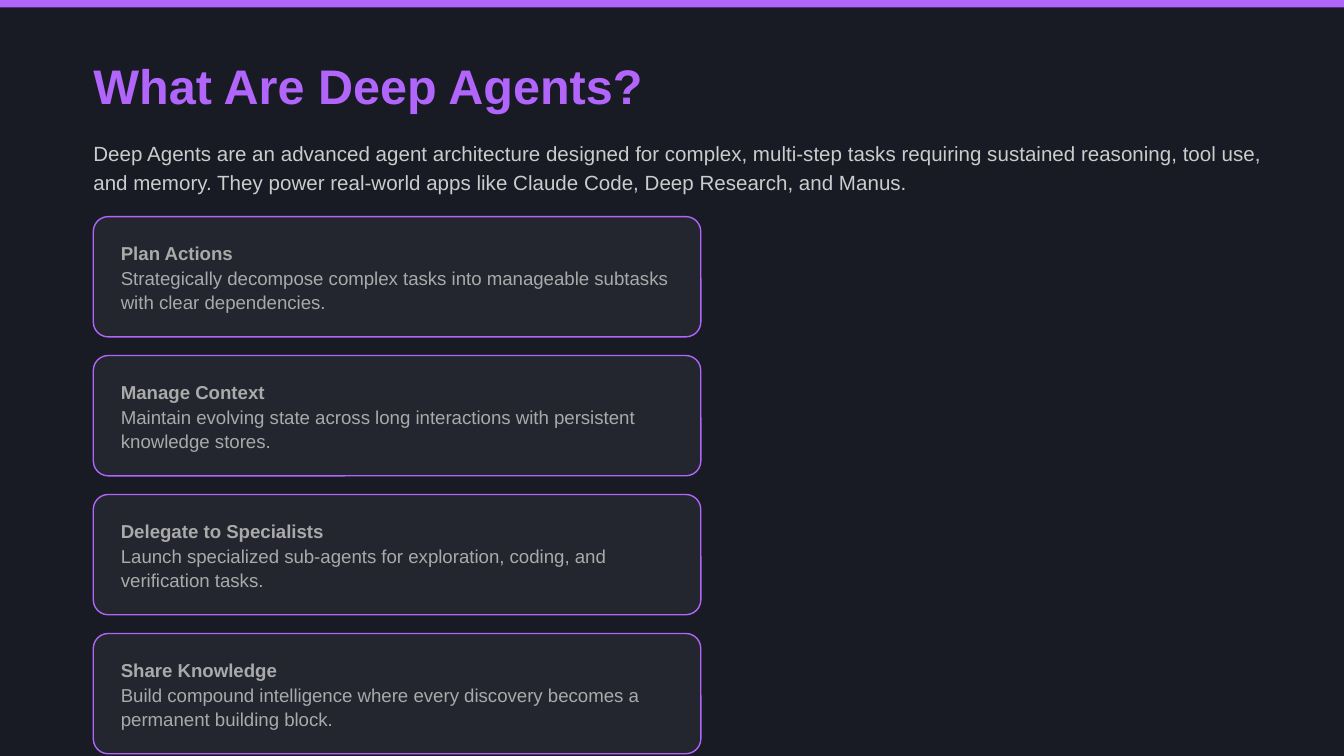
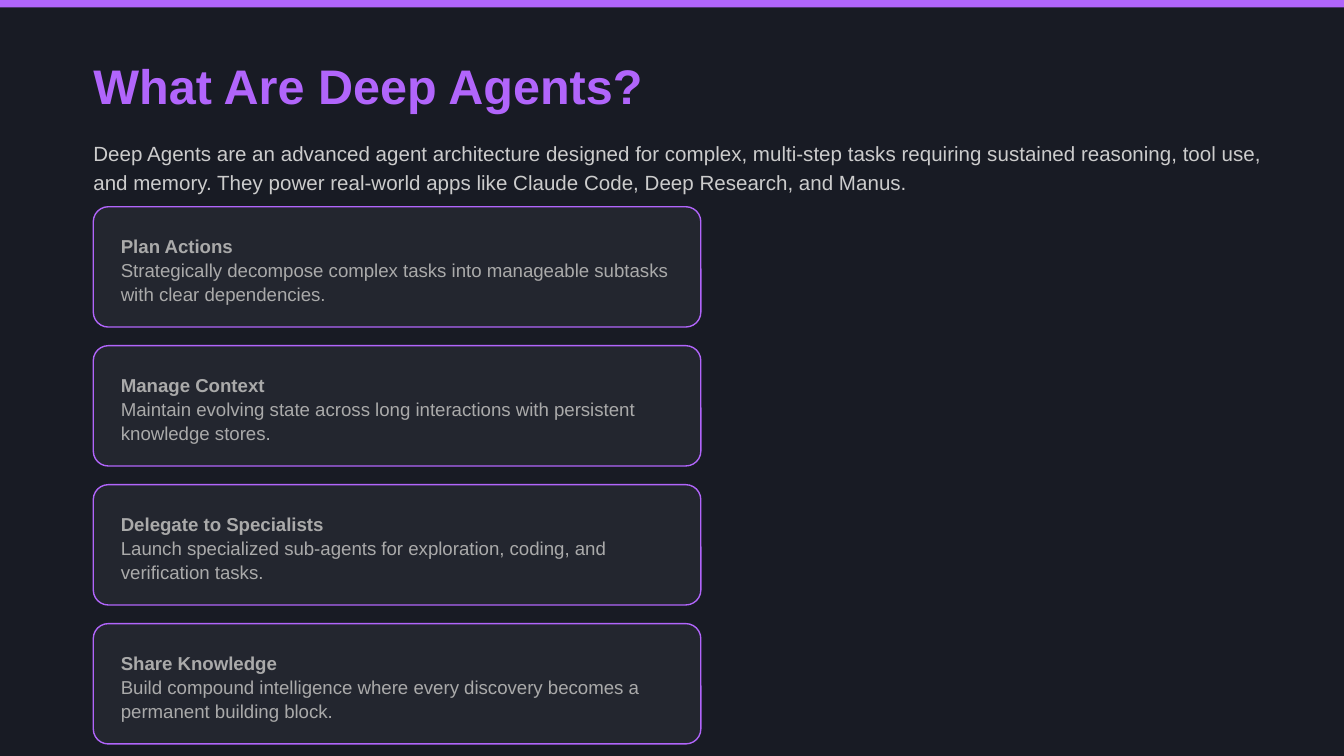
Before and after one commit to apssouza22/ai-code-assistent, a slide deck: slide 2 of ai-code-assistant-course.pptx. Drawn at 1344x756 pixels with LibreOffice and Linux fonts; fonts in the diff are those of the drawing. Boxes give left, top, right and bottom in pixels: in the first picture for what was removed or moved away, otherwise in the second. Text is boxed around its words. In the diff, an @@ line names an element or a change of style, - is before the commit and + after.

```diff
--- a/ai-code-assistant-course.pptx
+++ b/ai-code-assistant-course.pptx
@@ 6 texts, 4 rounded rectangles: place and size @@
-6 texts, 4 rounded rectangles at (93,216,700,754)
+6 texts, 4 rounded rectangles at (93,207,700,745)
@@ text "Manage Context": place and size @@
-text "Manage Context" at (121,386,264,403)
+text "Manage Context" at (121,379,264,396)
@@ text "Maintain evolving state across long ...": place and size @@
-text "Maintain evolving state across long ..." at (121,410,635,452)
+text "Maintain evolving state across long ..." at (121,402,635,444)
```
Also in this commit, not shown: 3 other slides changed, 1 slide removed, 4 other files.
